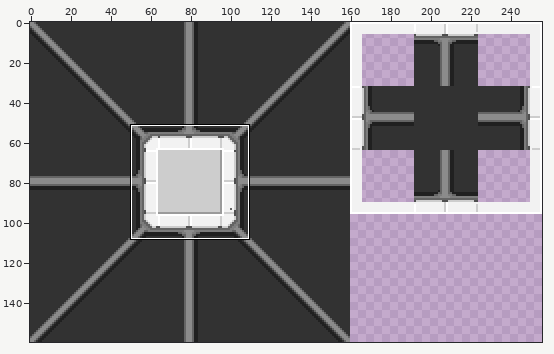
Two versions of one sprite sheet, src/map/tiles.png. The picture above shows the old version from afar; the outline marks the close-up.
Close-up. As it was:
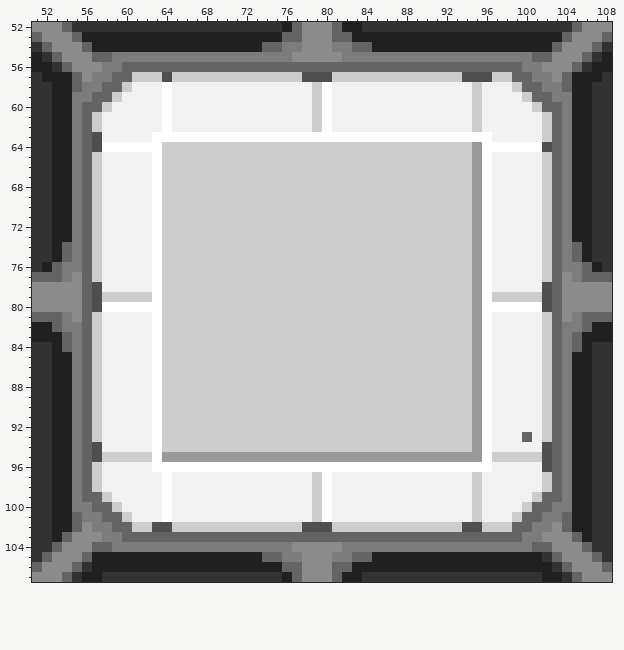
The file is 256x160 pixels. Colours within 5 levels of each other are drawn and written as one. Shown: x 51..108, y 52..107. The commit also changed other parts of the picture, which this record leaves out.
After:
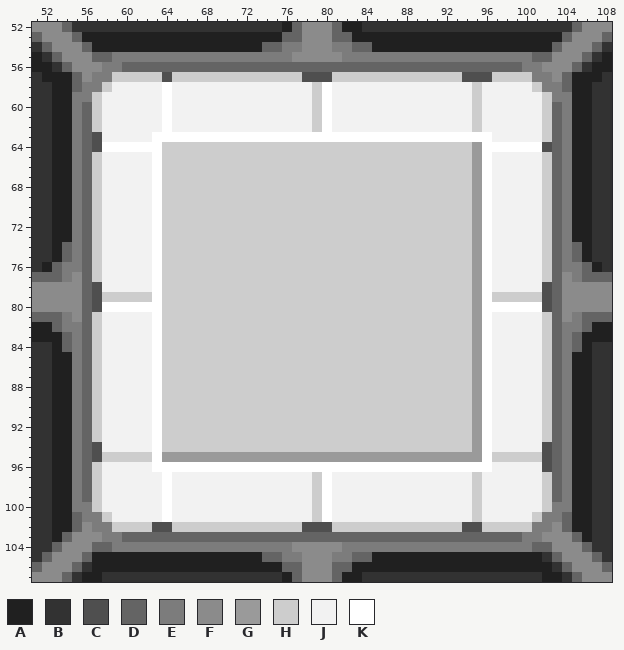
Palette (. is transparent): A #202020  B #323232  C #4f4f4f  D #646464  E #7c7c7c  F #8b8b8b  G #9a9a9a  H #cdcdcd  J #f2f2f2  K #ffffff
Changes in this commit:
{"y":57,"x":59,"old":"DD","new":"HH"}
{"y":57,"x":99,"old":"DD","new":"HH"}
{"y":58,"x":58,"old":"DDH","new":"HJJ"}
{"y":58,"x":99,"old":"HDD","new":"JJH"}
{"y":59,"x":57,"old":"DDH","new":"HJJ"}
{"y":59,"x":100,"old":"HDD","new":"JJH"}
{"y":60,"x":57,"old":"DH","new":"HJ"}
{"y":60,"x":101,"old":"HD","new":"JH"}
{"y":93,"x":100,"old":"D","new":"J"}
{"y":99,"x":57,"old":"DH","new":"HJ"}
{"y":99,"x":101,"old":"HD","new":"JH"}
{"y":100,"x":57,"old":"DDH","new":"HJJ"}
{"y":100,"x":100,"old":"HDD","new":"JJH"}
{"y":101,"x":58,"old":"DDH","new":"HJJ"}
{"y":101,"x":99,"old":"HDD","new":"JJH"}
{"y":102,"x":59,"old":"DD","new":"HH"}
{"y":102,"x":99,"old":"DD","new":"HH"}
{"label":"changed","picture_box":[92,72,132,112]}
{"label":"changed","picture_box":[512,72,552,112]}
{"label":"changed","picture_box":[522,432,532,442]}
{"label":"changed","picture_box":[92,492,132,532]}
{"label":"changed","picture_box":[512,492,552,532]}
